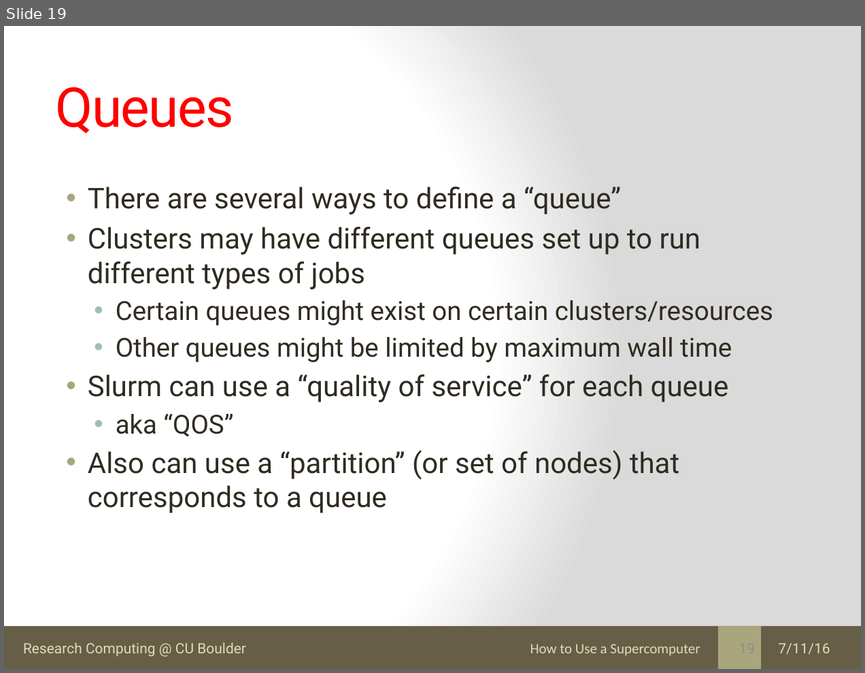
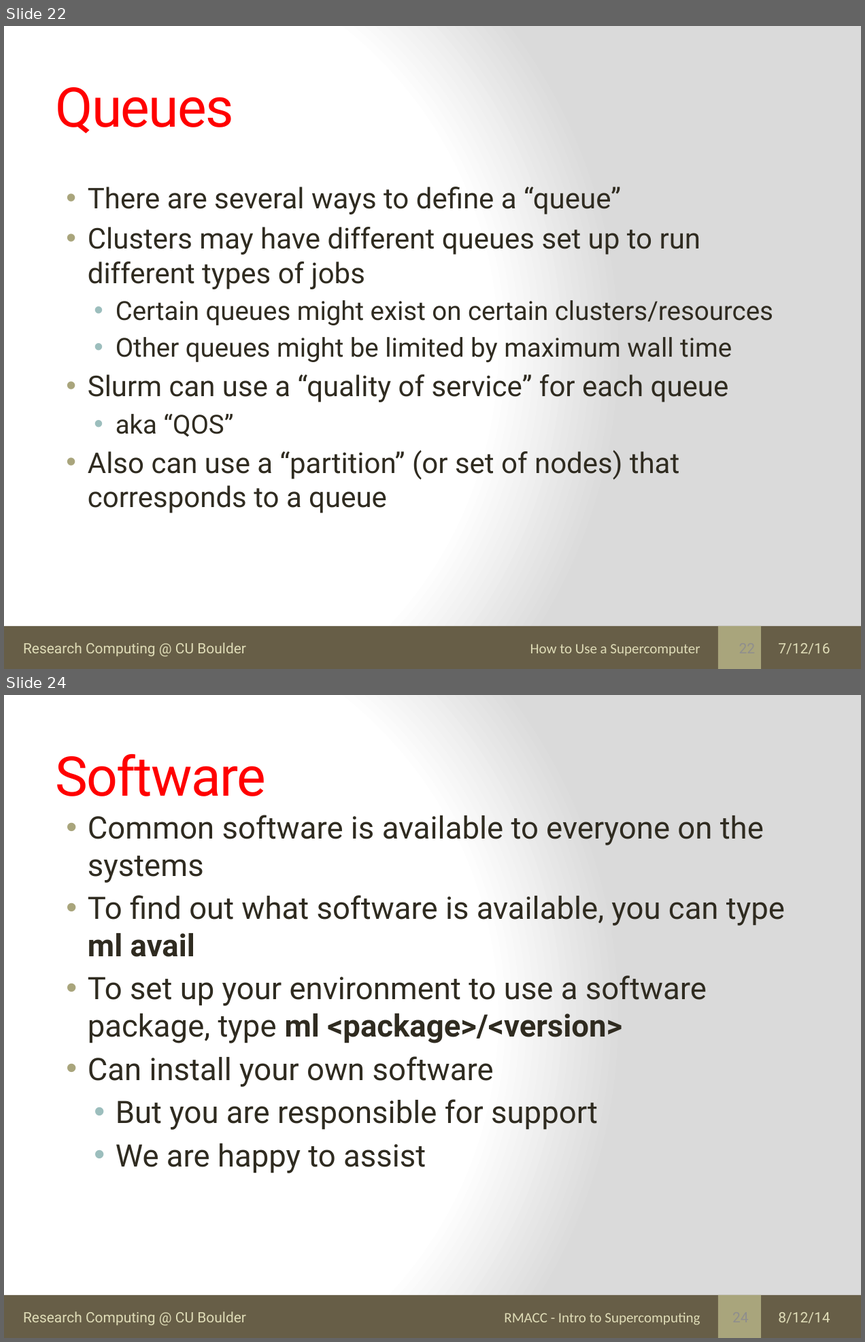
Before and after one commit to kkwinner/Final_Tutorials, a slide deck: Basics_Supercomputing/what_is_supercomputer.pptx. Shown one above the other, each under a label of ours: slide 19 before the commit, slides 22 and 24 after it; the slides between them are not shown. The pictures are 865x673 and 865x1342 pixels, drawn with LibreOffice and Linux fonts; fonts in the diff are those of the drawing. Boxes give left, top, right and bottom in pixels: in the first picture for what was removed or moved away, otherwise in the second. Text is boxed around its words. In the diff, an @@ line names an element or a change of style, - is before the commit and + after.

Commit message:
Added parallel computing doc and updated what_is_computer talk for Basics workshop

```diff
--- a/Basics_Supercomputing/what_is_supercomputer.pptx
+++ b/Basics_Supercomputing/what_is_supercomputer.pptx
@@ slide 24 added at (x1=4, y1=695, x2=861, y2=1338), background gradient #FFFFFF to #DADADA; not listed: 3 template elements that a slide beside it also shows @@
@@ title added at (x1=56, y1=753, x2=266, y2=796), 46 pt, text #FF0000 @@
+Software
@@ text added at (x1=88, y1=815, x2=785, y2=1173), 26 pt, text #2F2B20 @@
+• Common software is available to everyone on the systems
+• To find out what software is available, you can type ml avail
+• To set up your environment to use a software package, type ml <package>/<version>
+• Can install your own software
+  • But you are responsible for support
+  • We are happy to assist
@@ page number added at (x1=718, y1=1302, x2=758, y2=1331) @@
@@ text added at (x1=504, y1=1312, x2=700, y2=1325), 12 pt, text #DFDCB7 @@
+RMACC - Intro to Supercomputing
@@ text added at (x1=778, y1=1312, x2=830, y2=1323), 12 pt, text #DFDCB7 @@
+8/12/14
@@ what was slide 19 is now slide 22 @@
@@ slide 22 changed as well @@
@@ text at (x1=778, y1=643, x2=830, y2=654): text changed @@
-7/11/16
+7/12/16
```
Also in this commit, not shown: 15 other slides changed, 5 other slides added, 4 slides removed, 1 other file.
